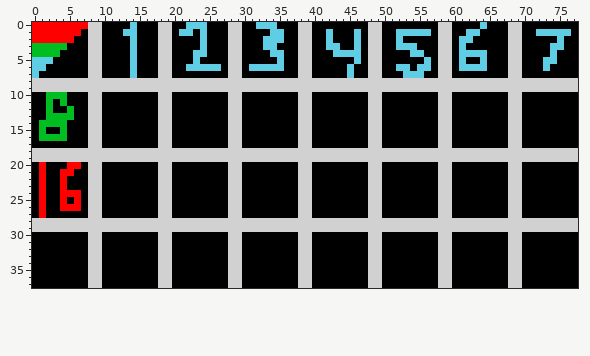
Edited in one commit: sprite sheet (raw_assets/mem tiles.png). Above is the file before it was changed.
The file is 78x38 pixels.
Now the later version:
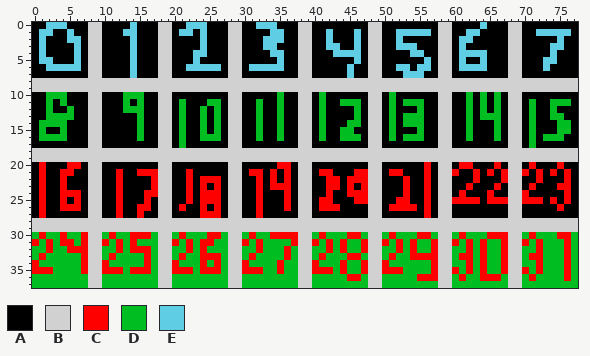
Palette (. is transparent): A #000000  B #d1d1d1  C #ff0000  D #00be21  E #5fcde4
Difference:
Changed rows in their new state; - is an unchanged pixel.
first column x 0:
 0 AAEEEAAA----------------------------------------------------------------------
 1 AEEAAEA-----------------------------------------------------------------------
 2 AEAAAEE-----------------------------------------------------------------------
 3 AEAAA-E-----------------------------------------------------------------------
 4 AEAA--E-----------------------------------------------------------------------
 5 A-----E-----------------------------------------------------------------------
 6 AAEEEEE-----------------------------------------------------------------------
 7 A-----------------------------------------------------------------------------
10 -------------DDD-------------------D-----D---------D----------D-D-D-----------
11 -------------D-D-----D---DD-----D--D-----D--DDD----D-DDD------D-D-D----D--DDD-
12 -------------DDD-----D--D-D-----D--D-----D----D----D---D------D-D-D----D--D---
13 ---------------D-----D--D-D-----D--D-----D----D----D-DDD------D-DDD----D--DD--
14 ---------------D-----D--D-D-----D--D-----D---DD----D-DDD------D---D----D---DD-
15 ---------------D-----D--D-D-----D--D-----D--DD-----D---D------D---D----D---DD-
16 ---------------D-----D--DDD-----D--D-----D--DDD----D-DDD------D---D----D-DDD--
17 ---------------------D-------------------------------------------------D------
20 -----------------------------------CC-------------------C----CC---C----C---C--
21 ------------C--CCC----C--------CC-C-C----CC---CC---CC---C---C--C-C-C--C-C-C-C-
22 ------------C----C----C-CCC-----C-C-C-----CC-CCC-----C--C------C---C----C---C-
23 ------------C----C----C-C-C-----C-CCC-----CC-C-C-----C--C-----C---C----C---CC-
24 ------------C---CC----C-CCC-----C---C-----C--CCC-----C--C----C---C----C-----C-
25 ------------C---C-----C-CCC-----C---C----CC---CC----CC--C---CCCC-CCC--CCC-C-C-
26 ------------C--CC----C--C-C-----C---C----CCC-------CCCC-C------------------C--
27 ------------C--C--------CCC-----C-----------------------C---------------------
30 DCDDCDDC--DCDDCCCD--DCDDDCCD--DCDDCCCC--DCDDDCCD--DCDDDCCD--DCDDDCCC--DCDDDCCD
31 CDCDCCDC--CDCDCDDD--CDCDCCDD--CDCDDDDC--CDCDCDDC--CDCDCDDC--CDCDCDDC--CDCDDDCD
32 DDCDDCCC--DDCDCCCD--DDCDCDDD--DDCDDDCD--DDCDCDDC--DDCDCDDC--DDCDCDDC--DDCDDDCD
33 DCDDDDDC--DCDDDDCD--DCDDCCCD--DCDDDDCD--DCDDDCCD--DCDDCCCC--DCCDCDDC--DCCDDDCD
34 CDDDDDDC--CDDDDDCD--CDDDCDCD--CDDDDCDD--CDDDCDDC--CDDDDDDC--DDCDCDDC--DDCDDDCD
35 CCCDDDDC--CCCDCCCD--CCCDCCCD--CCCDDCDD--CCCDCDDC--CCCDDDDC--CDCDCDDC--CDCDDDCD
36 DDDDDDDD--DDDDDDDD--DDDDDDDD--DDDDDDDD--DDDDDCCD--DDDDDCCC--DCDDCCCD--DCDDDDCD
37 DDDDDDDD--DDDDDDDD--DDDDDDDD--DDDDDDDD--DDDDDDDD--DDDDDDDD--DDDDDDDD--DDDDDDDD
